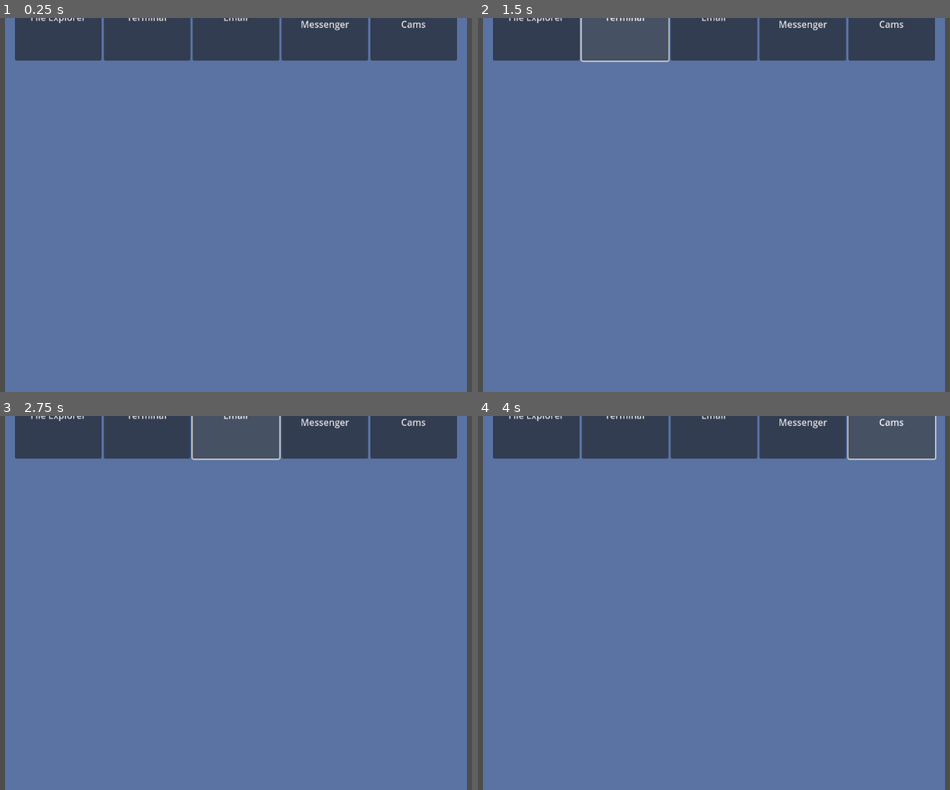
Above: before the commit, frames 1-4 (two rows, left to right).
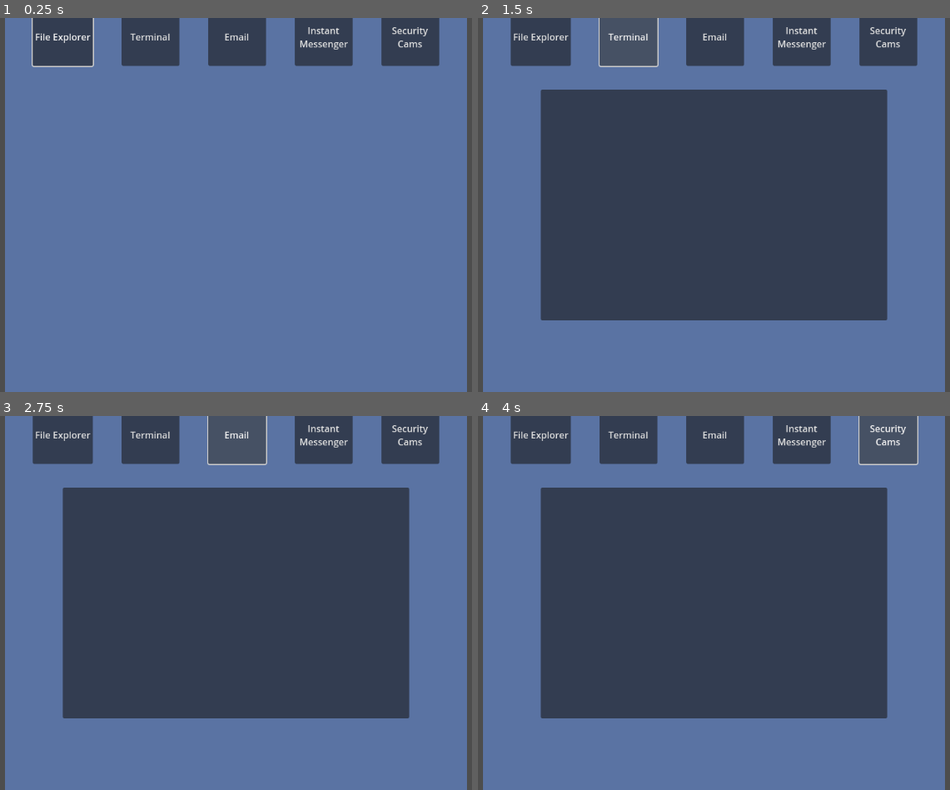
Above: after the commit, the same moments.

Repository: byvfx/scp-recursive
Game: Godot game, scene res://scenes/ui/desktop/desktop.tscn
The game is run twice, just before and just after one commit, with the same random seed, the same clock (stepped at 60 frames per second) and the same inputs. This scene is started directly instead of the project's main scene.
Inputs (mouse positions are in pixels of both pictures, inside the frame that each line leads up to):
- Up to frame 1 (0.25 s): no input
- Up to frame 2 (1.5 s): click (539, 36) at 0.5 s, where only the run after the commit has a clickable "File Explorer"; click (629, 36) at 1.25 s, where only the run after the commit has a clickable "Terminal"
- Up to frame 3 (2.75 s): click (236, 434) at 2 s, where only the run after the commit has a clickable "Email"
- Up to frame 4 (4 s): click (803, 434) at 2.75 s, where only the run after the commit has a clickable "Instant Messenger"; click (888, 434) at 3.5 s, where only the run after the commit has a clickable "Security Cams"

The runs differ from the first frame. In frame 1, 5.3% of the frame differs, in the area x 3-97%, y 0-14%; in frame 2, 51%; in frame 3, 51%; in frame 4, 51%, in the area x 3-98%, y 0-81%.

Commit message:
updated desktop and added time and date to task bar

Diff:
--- a/project.godot
+++ b/project.godot
@@ -12,7 +12,7 @@
 
 config/name="scp-recursive"
 run/main_scene="uid://dvbyphhoih3ju"
-config/features=PackedStringArray("4.4", "Forward Plus")
+config/features=PackedStringArray("4.5", "Forward Plus")
 config/icon="res://icon.svg"
 
 [display]
--- a/scenes/environment/crt_monitor/Monitor.gd
+++ b/scenes/environment/crt_monitor/Monitor.gd
@@ -7,16 +7,7 @@
 		# Get the viewport texture
 	var viewport_texture = viewport.get_texture()
 
-	#var material := load('res://crt_shader.tres') as StandardMaterial3D
-	#if material == null:
-		#push_error("couldnt load shader")
-		#
-	#material.albedo_texture = viewport_texture
-	#material.emission_texture = viewport_texture
-	#material.uv1_scale = Vector3(-1,1,1)
-	#set_surface_override_material(0, material)
 
-	#Shader method
 	var shader = load('res://shaders/crt/shd_crt_effect.gdshader') as Shader
 	var material = ShaderMaterial.new()
 	material.shader = shader
--- a/scenes/environment/crt_monitor/monitor.tscn
+++ b/scenes/environment/crt_monitor/monitor.tscn
@@ -44,6 +44,7 @@
 grow_horizontal = 2
 grow_vertical = 2
 script = ExtResource("3_8qdrl")
+enable_glitches = true
 
 [node name="TextDisplay" type="RichTextLabel" parent="SubViewport/MarginContainer/TerminalUI"]
 texture_repeat = 3
--- a/scenes/ui/desktop/button.gd
+++ /dev/null
@@ -1,11 +0,0 @@
-extends Button
-
-
-# Called when the node enters the scene tree for the first time.
-func _ready() -> void:
-	pass # Replace with function body.
-
-
-# Called every frame. 'delta' is the elapsed time since the previous frame.
-func _process(delta: float) -> void:
-	pass
--- a/scenes/ui/desktop/desktop.gd
+++ b/scenes/ui/desktop/desktop.gd
@@ -1,13 +1,31 @@
 extends Control
 
-@onready var start = $Panel/Start
+@onready var focus = $VBoxContainer/GridContainer/FileExplorer
+@onready var file_explorer = $FileExplorer
+
 func _ready() -> void:
-	if start:
-		start.grab_focus()
+	if focus:
+		focus.grab_focus()
 
-func _on_start_pressed() -> void:
-	print("START")
+#func _on_start_pressed() -> void:
+	#print("START")
 
 
 func _on_file_explorer_pressed() -> void:
-	print("FILE EXPLORER")# Replace with function body.
+	print("FILE EXPLORER")
+	file_explorer.show()
+
+func _on_terminal_pressed() -> void:
+	print("TERMINAL") # Replace with function body.
+
+
+func _on_email_pressed() -> void:
+	print("EMAIL") # Replace with function body.
+
+
+func _on_instant_messenger_pressed() -> void:
+	print("IM") # Replace with function body.
+
+
+func _on_cams_pressed() -> void:
+	print("CAMS") # Replace with function body.
--- a/scenes/ui/desktop/desktop.tscn
+++ b/scenes/ui/desktop/desktop.tscn
@@ -1,6 +1,7 @@
-[gd_scene load_steps=2 format=3 uid="uid://0jwgm8pk458y"]
+[gd_scene load_steps=3 format=3 uid="uid://0jwgm8pk458y"]
 
 [ext_resource type="Script" uid="uid://cdirtsuycku3y" path="res://scenes/ui/desktop/desktop.gd" id="1_imui2"]
+[ext_resource type="Script" uid="uid://cc31qpmxeexh" path="res://scenes/ui/desktop/time_and_date.gd" id="2_s0fju"]
 
 [node name="Desktop" type="Control"]
 physics_interpolation_mode = 0
@@ -34,6 +35,8 @@
 anchors_preset = 15
 anchor_right = 1.0
 anchor_bottom = 1.0
+offset_top = 59.0
+offset_bottom = -56.0
 grow_horizontal = 2
 grow_vertical = 2
 
@@ -42,41 +45,53 @@
 layout_mode = 2
 size_flags_horizontal = 4
 size_flags_vertical = 4
+theme_override_constants/h_separation = 50
 columns = 5
 
 [node name="FileExplorer" type="Button" parent="VBoxContainer/GridContainer"]
-custom_minimum_size = Vector2(150, 150)
+custom_minimum_size = Vector2(100, 100)
 layout_mode = 2
+size_flags_vertical = 4
 text = "File Explorer
 "
 
 [node name="Terminal" type="Button" parent="VBoxContainer/GridContainer"]
-custom_minimum_size = Vector2(150, 150)
+custom_minimum_size = Vector2(100, 100)
 layout_mode = 2
+size_flags_vertical = 4
 text = "Terminal
 "
 
 [node name="Email" type="Button" parent="VBoxContainer/GridContainer"]
-custom_minimum_size = Vector2(150, 150)
+custom_minimum_size = Vector2(100, 100)
 layout_mode = 2
+size_flags_vertical = 5
+theme_override_constants/outline_size = 0
+theme_override_constants/h_separation = 100
 text = "Email
 "
 
 [node name="InstantMessenger" type="Button" parent="VBoxContainer/GridContainer"]
-custom_minimum_size = Vector2(150, 150)
+custom_minimum_size = Vector2(100, 100)
 layout_mode = 2
+size_flags_vertical = 5
+theme_override_constants/outline_size = 0
+theme_override_constants/h_separation = 100
 text = "Instant
 Messenger
 "
 
 [node name="Cams" type="Button" parent="VBoxContainer/GridContainer"]
-custom_minimum_size = Vector2(150, 150)
+custom_minimum_size = Vector2(100, 100)
 layout_mode = 2
+size_flags_vertical = 5
+theme_override_constants/outline_size = 0
+theme_override_constants/h_separation = 100
 text = "Security
 Cams
 "
 
-[node name="Panel" type="Panel" parent="."]
+[node name="StartBar" type="Panel" parent="."]
 layout_mode = 1
 anchors_preset = 12
 anchor_top = 1.0
@@ -86,13 +101,84 @@
 grow_horizontal = 2
 grow_vertical = 0
 
-[node name="Start" type="Button" parent="Panel"]
+[node name="HBoxContainer" type="HBoxContainer" parent="StartBar"]
 layout_mode = 1
-anchors_preset = 9
+anchors_preset = 15
+anchor_right = 1.0
 anchor_bottom = 1.0
-offset_right = 112.0
+grow_horizontal = 2
 grow_vertical = 2
-text = "Start"
+
+[node name="Button" type="Button" parent="StartBar/HBoxContainer"]
+custom_minimum_size = Vector2(75, 0)
+layout_mode = 2
+size_flags_horizontal = 4
+
+[node name="TimeAndDate" type="Control" parent="StartBar"]
+custom_minimum_size = Vector2(50, 50)
+layout_mode = 1
+anchors_preset = 6
+anchor_left = 1.0
+anchor_top = 0.5
+anchor_right = 1.0
+anchor_bottom = 0.5
+offset_left = -104.474976
+offset_top = -25.0
+offset_right = -3.4749756
+offset_bottom = 25.0
+grow_horizontal = 0
+grow_vertical = 2
+size_flags_horizontal = 10
+size_flags_vertical = 4
+script = ExtResource("2_s0fju")
+
+[node name="Timer" type="Timer" parent="StartBar/TimeAndDate"]
+
+[node name="VBoxContainer" type="VBoxContainer" parent="StartBar/TimeAndDate"]
+layout_mode = 1
+anchors_preset = 15
+anchor_right = 1.0
+anchor_bottom = 1.0
+grow_horizontal = 2
+grow_vertical = 2
+
+[node name="TimeText" type="RichTextLabel" parent="StartBar/TimeAndDate/VBoxContainer"]
+custom_minimum_size = Vector2(0, 25)
+layout_mode = 2
+bbcode_enabled = true
+text = "[center]11:11AM"
+
+[node name="DateText" type="RichTextLabel" parent="StartBar/TimeAndDate/VBoxContainer"]
+custom_minimum_size = Vector2(0, 25)
+layout_mode = 2
+bbcode_enabled = true
+text = "[center]01/01/2025"
+
+[node name="FileExplorer" type="Panel" parent="."]
+visible = false
+custom_minimum_size = Vector2(600, 400)
+layout_mode = 1
+anchors_preset = 8
+anchor_left = 0.5
+anchor_top = 0.5
+anchor_right = 0.5
+anchor_bottom = 0.5
+offset_left = -20.0
+offset_top = -20.0
+offset_right = 20.0
+offset_bottom = 20.0
+grow_horizontal = 2
+grow_vertical = 2
+
+[node name="VBoxContainer" type="VBoxContainer" parent="FileExplorer"]
+layout_mode = 1
+anchors_preset = 10
+anchor_right = 1.0
+offset_bottom = 58.0
+grow_horizontal = 2
 
 [connection signal="pressed" from="VBoxContainer/GridContainer/FileExplorer" to="." method="_on_file_explorer_pressed"]
-[connection signal="pressed" from="Panel/Start" to="." method="_on_start_pressed"]
+[connection signal="pressed" from="VBoxContainer/GridContainer/Terminal" to="." method="_on_terminal_pressed"]
+[connection signal="pressed" from="VBoxContainer/GridContainer/Email" to="." method="_on_email_pressed"]
+[connection signal="pressed" from="VBoxContainer/GridContainer/InstantMessenger" to="." method="_on_instant_messenger_pressed"]
+[connection signal="pressed" from="VBoxContainer/GridContainer/Cams" to="." method="_on_cams_pressed"]
--- /dev/null
+++ b/scenes/ui/desktop/time_and_date.gd
@@ -0,0 +1,25 @@
+extends Control
+
+func _ready() -> void:
+	update_time()
+	# Make sure you have a Timer node as a child and connect it
+	$Timer.timeout.connect(_on_timer_timeout)
+	$Timer.wait_time = 1.0  # Update every second
+	$Timer.start()
+
+func update_time() -> void:
+	var date_dict: Dictionary = Time.get_datetime_dict_from_system()
+	var suffix: String
+	if date_dict.hour >= 12:
+		date_dict.hour -= 12
+		suffix = "PM"
+	else:
+		suffix = "AM"
+		if date_dict.hour == 0:
+			date_dict.hour = 12
+
+	$VBoxContainer/TimeText.text = "[center]%02d:%02d %s" % [date_dict.hour, date_dict.minute, suffix]
+	$VBoxContainer/DateText.text = "[center]%02d/%02d/%d" % [date_dict.month, date_dict.day, date_dict.year]
+
+func _on_timer_timeout() -> void:
+	update_time()
Not shown, changed: .gitignore
